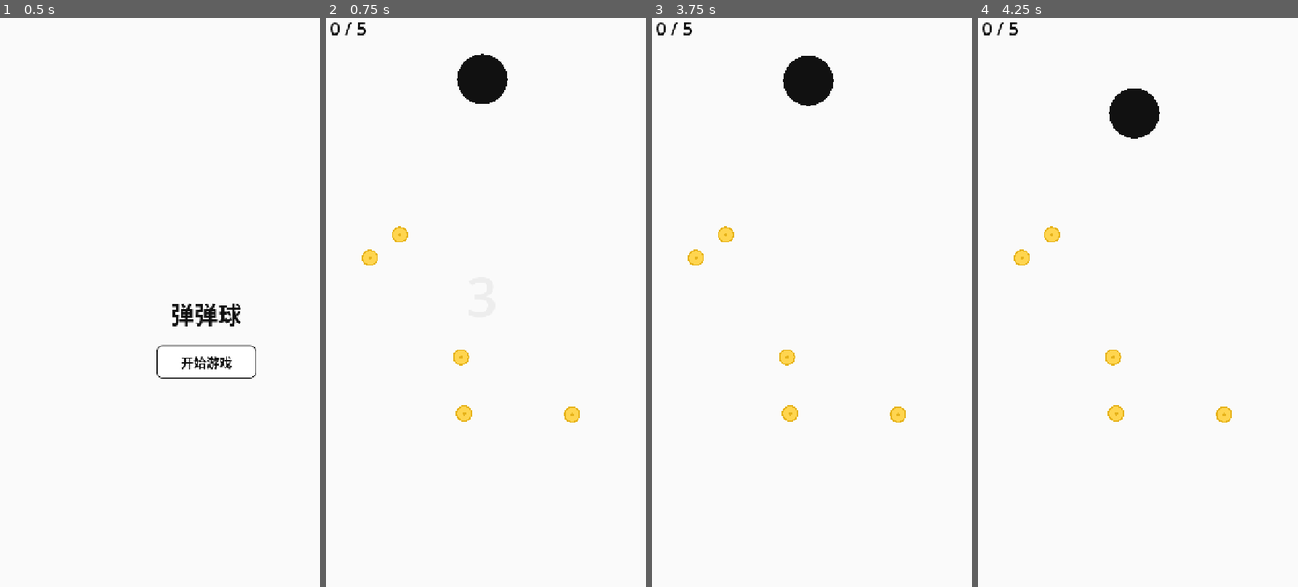
Above: before the commit, frames 1-4 (left to right).
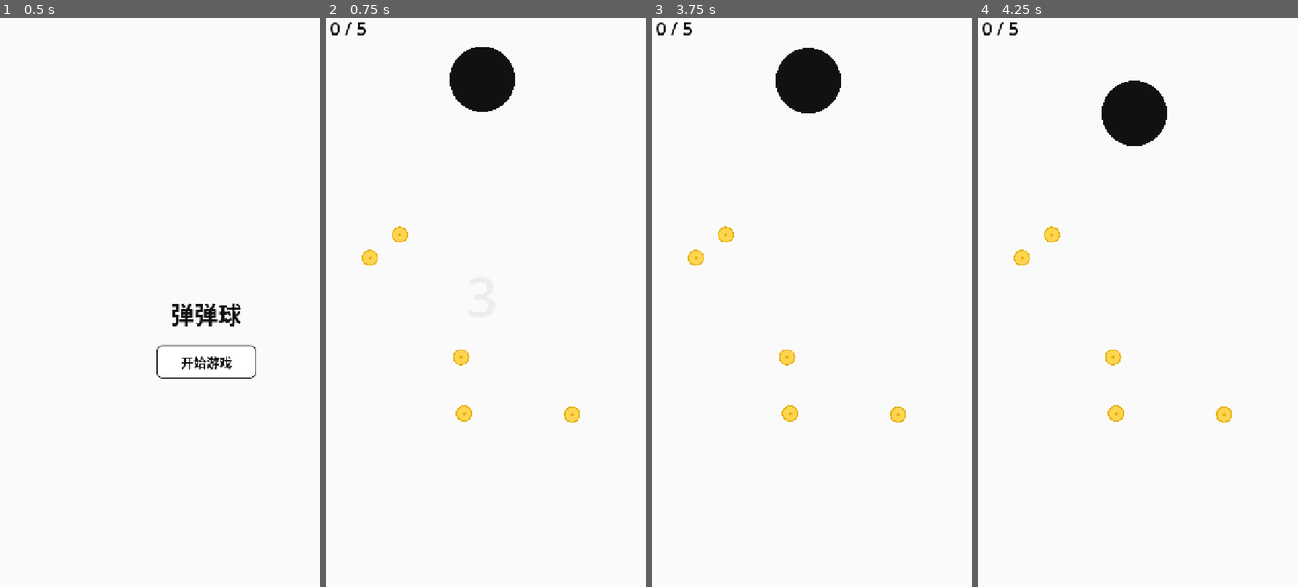
Above: after the commit, the same moments.

Repository: day-dreamer-11/bounce-line-
Game: Godot game, scene res://scenes/TrailDemo.tscn
Two runs of this game, one before a commit and one after it. Both use one fixed random seed, a clock stepped at 60 frames per second and the inputs below.
Inputs (mouse positions are in pixels of both pictures, inside the frame that each line leads up to):
- Up to frame 1 (0.5 s): no input
- Up to frame 2 (0.75 s): click "开始游戏" at 0.5 s
- Up to frame 3 (3.75 s): tap Enter at 1.25, 2.75 s; move the mouse to (879, 268) at 1.27 s; click (879, 268) at 1.42 s; tap Space at 2, 3.5 s; drag from (741, 325) to (898, 416) at 2.02 s; move the mouse to (840, 165) at 2.77 s; click (840, 165) at 2.92 s; drag from (792, 410) to (696, 256) at 3.52 s
- Up to frame 4 (4.25 s): no input

Frame 1 is identical in both runs. In frame 2, 0.8% of the frame differs, in the area x 38-60%, y 5-17%; in frame 3, 0.8%; in frame 4, 0.8%.

Commit message:
tweak: Shorter lines (150→100), bigger ball (55→72)
Co-Authored-By: Claude Opus 4.7 <noreply@anthropic.com>

Diff:
--- a/scenes/Ball.tscn
+++ b/scenes/Ball.tscn
@@ -3,7 +3,7 @@
 [ext_resource type="Script" path="res://scripts/ball.gd" id="1_ball"]
 
 [sub_resource type="CircleShape2D" id="CircleShape2D_ball"]
-radius = 55.0
+radius = 72.0
 
 [node name="Ball" type="RigidBody2D"]
 position = Vector2(360, 100)
--- a/scripts/ball.gd
+++ b/scripts/ball.gd
@@ -1,7 +1,7 @@
 extends RigidBody2D
 ## Black ball — falls under gravity, bounces off lines, collects coins.
 
-const RADIUS := 55.0
+const RADIUS := 72.0
 const COLOR := Color(0.0667, 0.0667, 0.0667)
 
 signal fell_off_screen
--- a/scripts/line.gd
+++ b/scripts/line.gd
@@ -1,7 +1,7 @@
 extends StaticBody2D
 ## A drawn line — lasts 2 seconds then disappears.
 
-const LENGTH := 150.0
+const LENGTH := 100.0
 const WIDTH := 4.0
 const COLOR := Color(0.0667, 0.0667, 0.0667)
 const LIFETIME := 2.0
--- a/scripts/line_drawer.gd
+++ b/scripts/line_drawer.gd
@@ -1,7 +1,7 @@
 extends Node2D
 ## Handles drag input — creates short lines for the ball to bounce off.
 
-const LINE_LENGTH := 150.0
+const LINE_LENGTH := 100.0
 
 var _drag_start: Vector2 = Vector2.ZERO
 var _is_dragging: bool = false
